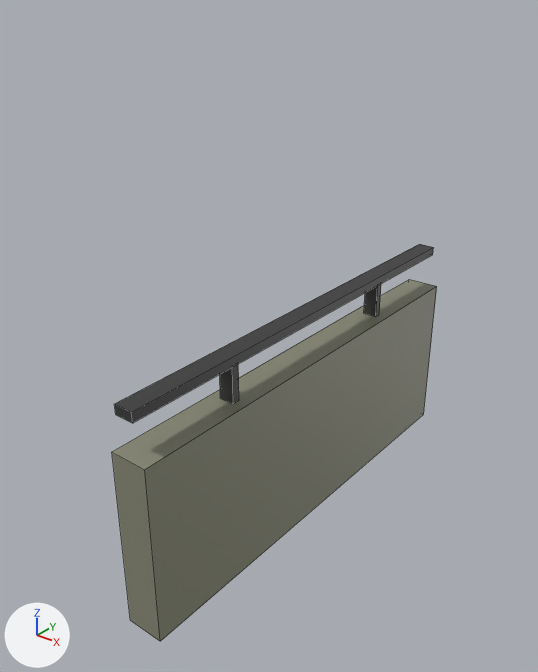
Before and after pictures for a commit that changed the FBX model unity/Assets/Models/Paths/p464/wall.fbx.
The view is the same before and after, from a 50 mm camera at (4.62, -1.61, 2.73) aimed at (2.48, 1.06, 1.08). Arrows for +X, +Y and +Z are at lower left; the lights stay in place. The first picture is the older version. Mesh edges are drawn as thin lines. Where no turn or scale is listed for an object, it has been applied to the vertices.

In view in the first picture: 'p464_wall'.
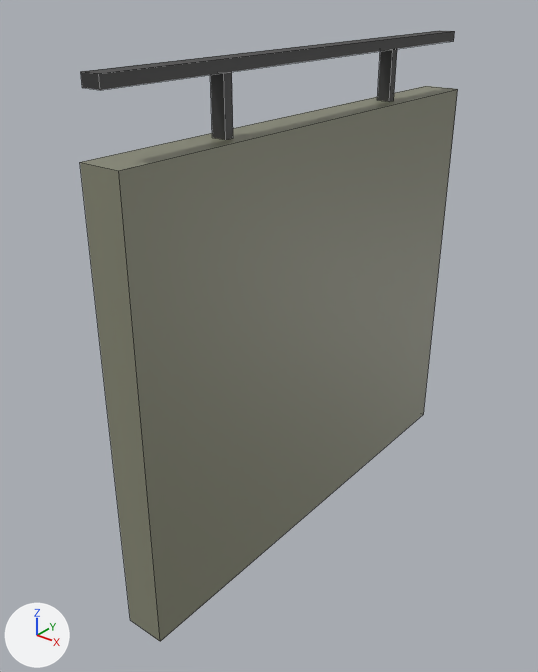
Boxes [x1, y1, x2, y2] around the edits, measured in the pictures (538 x 672 px; the box of a moved part takes in the faces that stretch with it):
```json
{"object": "p464_wall", "change": "reshaped", "before": [112, 244, 437, 641], "after": [80, 31, 458, 641], "on screen": "16% wider, 54% taller"}
{"part": 1, "of": "me_p412_wall", "change": "moved or reshaped", "before": [220, 364, 239, 404], "after": [210, 72, 233, 140]}
{"part": 2, "of": "me_p412_wall", "change": "moved or reshaped", "before": [364, 284, 381, 317], "after": [377, 49, 397, 101]}
{"part": 3, "of": "me_p412_wall", "change": "moved or reshaped", "before": [114, 244, 434, 423], "after": [81, 31, 455, 90]}
{"part": 4, "of": "me_p412_wall", "change": "moved or reshaped", "before": [112, 279, 437, 471], "after": [80, 86, 458, 471]}
```

Scene script edits in JSON lines:
```json
{"block": "me_p412_wall", "where": "# used by ob_p464_wall; location = (0.0, 0.0, 0.0)"}
{"block": "me_p412_wall", "where": "# before: 1 (2.5, 0.0, 0.95) at pixel (111, 451), 3 (2.5, 2.5, 0.95) at pixel (409, 279), 5 (2.7, 0.0, 0.95) at pixel (144, 469), 7 (2.7, 2.5, 0.95) at pixel (436, 286)"}
{"op": "remove", "block": "me_p412_wall", "code": "me_p412_wall.from_pydata(...)  # 32 vertices, 24 faces; spans x 2.5..2.7, y 0.0..2.5, z 0.0..1.2"}
{"op": "add", "block": "me_p412_wall", "code": "me_p412_wall.from_pydata(...)  # 32 vertices, 24 faces; spans x 2.5..2.7, y 0.0..2.5, z 0.0..2.45"}
{"block": "me_p412_wall", "change": "me_p412_wall part 1: the loose piece of 8 vertices spanning x 2.56..2.64, y 0.61..0.65, z 0.95..1.15 is scaled about its middle by (0.875, 1.1, 1.25), then moved by (0.0, 0.0, 1.23)"}
{"block": "me_p412_wall", "change": "me_p412_wall part 2: the loose piece of 8 vertices spanning x 2.56..2.64, y 1.86..1.9, z 0.95..1.15 is scaled about its middle by (0.875, 1.1, 1.25), then moved by (0.0, 0.0, 1.22)"}
{"block": "me_p412_wall", "change": "me_p412_wall part 3: the loose piece of 8 vertices spanning x 2.55..2.65, y 0.0..2.5, z 1.15..1.2 is moved by (0.0, 0.0, 1.25)"}
{"block": "me_p412_wall", "change": "me_p412_wall part 4"}
{"op": "add", "block": "me_p412_wall", "code": "for i in [1, 3, 5, 7]: me_p412_wall.vertices[i].co += Vector((0.0, 0.0, 1.2))"}
```
